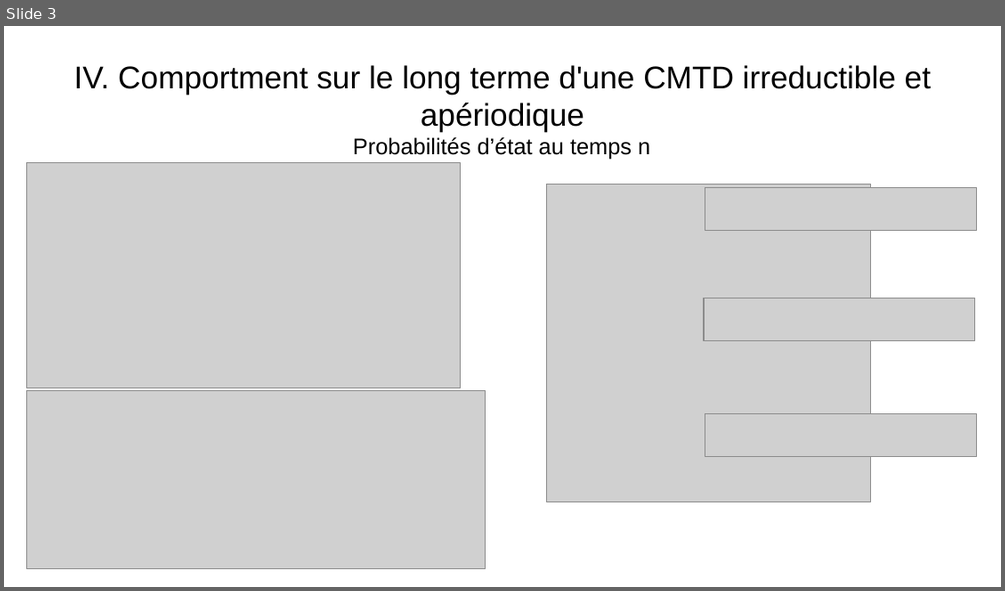
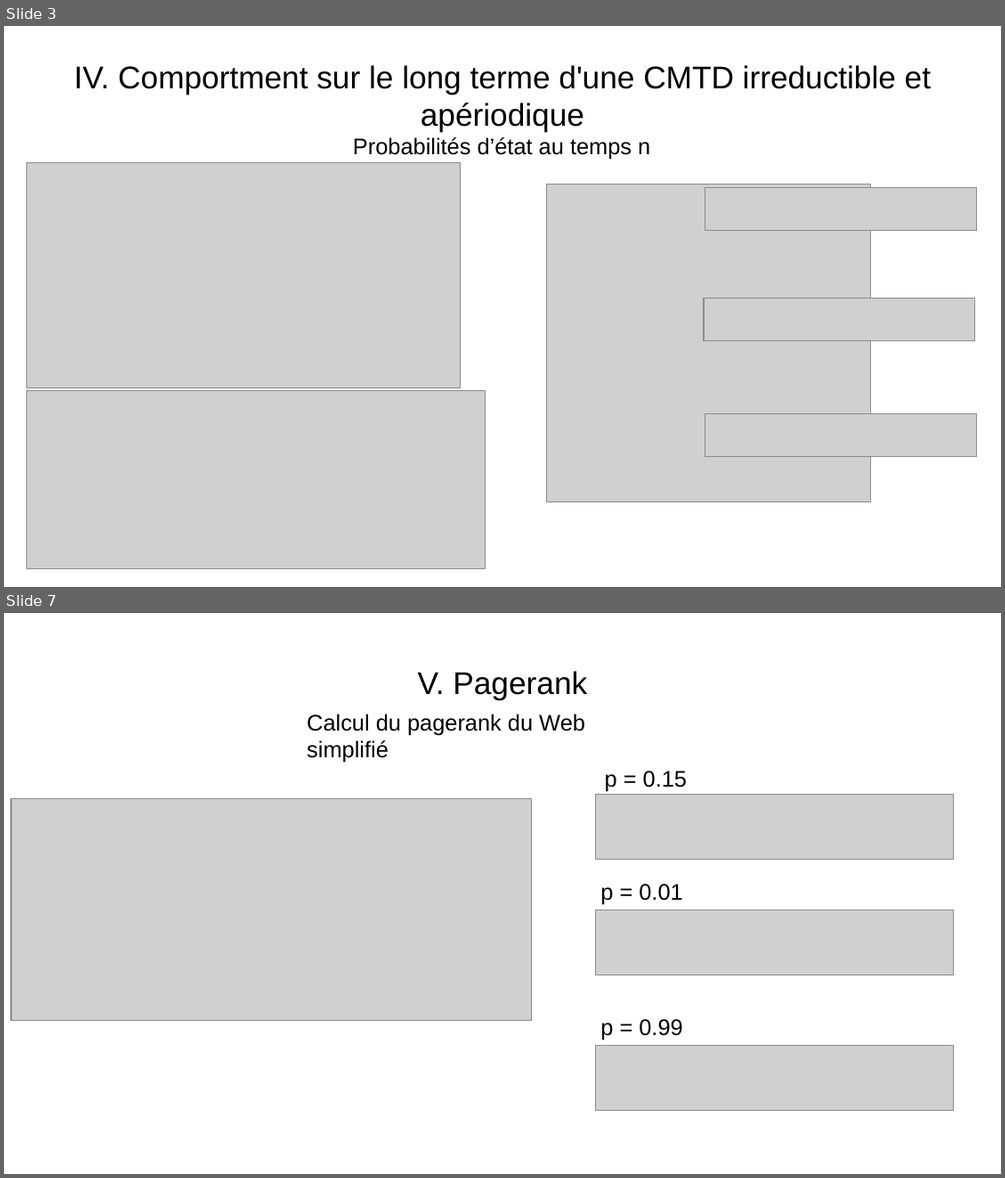
Before and after one commit to WIDEROZ/ESISAR-3A, a slide deck: Mathématiques/Oral/TP2_45 5min.odp. Shown one above the other, each under a label of ours: slide 3 before the commit, slides 3 and 7 after it; the slides between them are not shown. The pictures are 1005x591 and 1005x1178 pixels, drawn with LibreOffice and Linux fonts; fonts in the diff are those of the drawing; grey boxes stand for pictures. Boxes give left, top, right and bottom in pixels: in the first picture for what was removed or moved away, otherwise in the second. Text is boxed around its words. In the diff, an @@ line names an element or a change of style, - is before the commit and + after.

```diff
--- a/Mathématiques/Oral/TP2_45 5min.odp
+++ b/Mathématiques/Oral/TP2_45 5min.odp
@@ slide 7 added at <box>4,613,1001,1174</box>, background #FFFFFF @@
@@ title added at <box>418,671,587,700</box>, 25 pt, text #000000 @@
+V. Pagerank
@@ text added at <box>307,714,585,763</box>, 18 pt, text #000000 @@
+Calcul du pagerank du Web simplifié
@@ text added at <box>605,771,687,791</box>, 18 pt, text #000000 @@
+p = 0.15
@@ picture added at <box>11,798,532,1020</box> @@
@@ picture added at <box>596,794,954,859</box> @@
@@ text added at <box>600,884,682,904</box>, 18 pt, text #000000 @@
+p = 0.01
@@ picture added at <box>596,909,954,975</box> @@
@@ text added at <box>600,1019,682,1039</box>, 18 pt, text #000000 @@
+p = 0.99
@@ picture added at <box>596,1046,954,1111</box> @@
```
Also in this commit, not shown: 4 slides changed, 1 slide removed, 2 other files.
